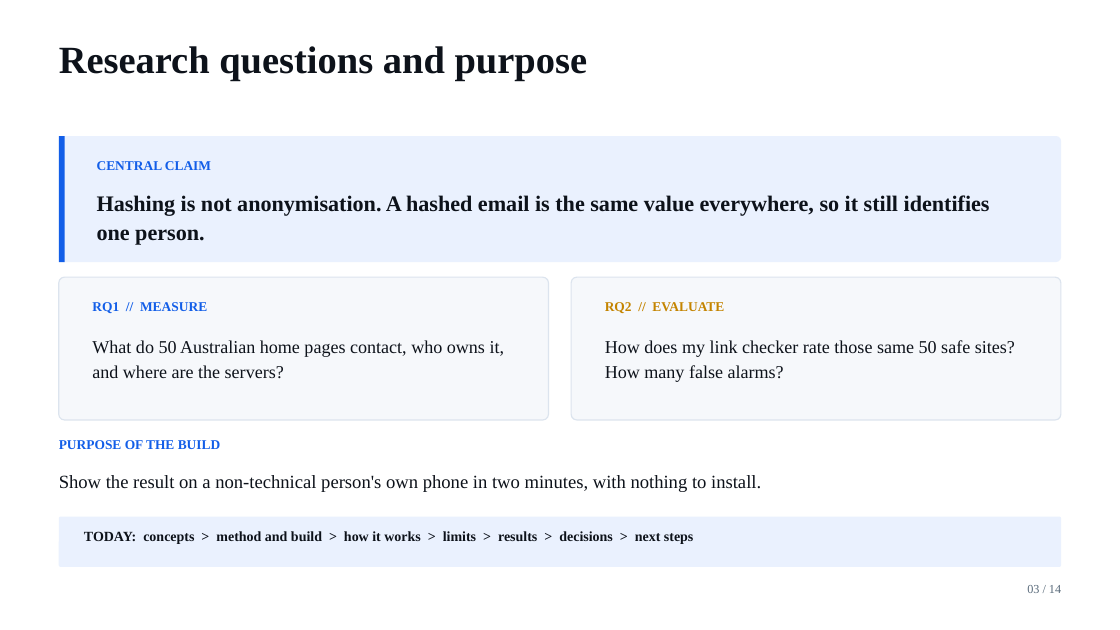
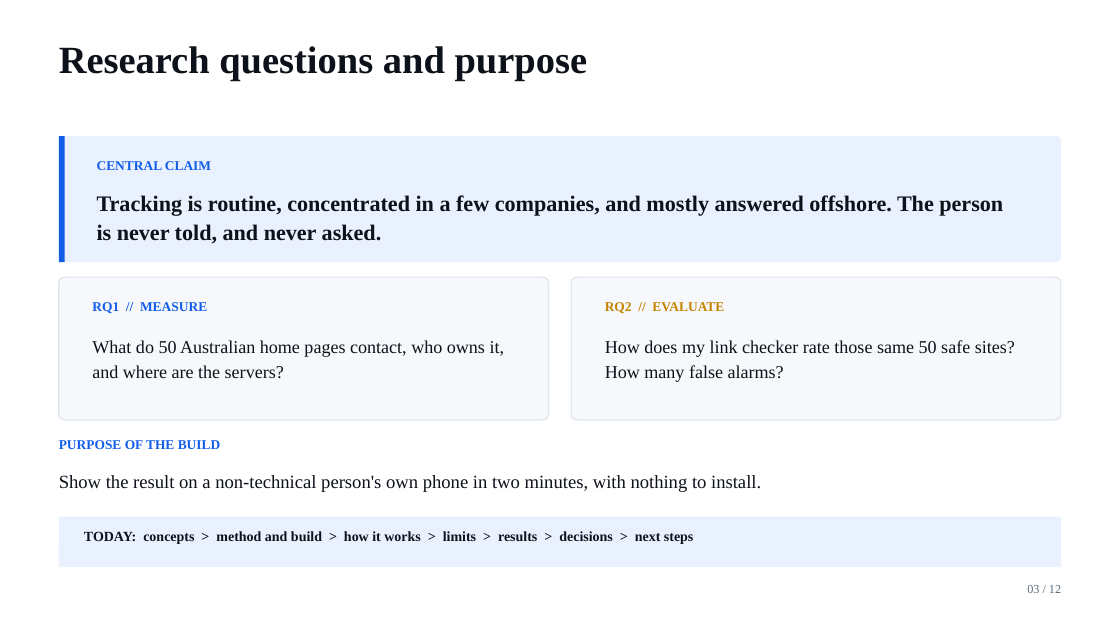
Before and after one commit to thanhdat23102005/DataExodus, a slide deck: slide 3 of DataExodus_Final_Presentation.pptx. Drawn at 1120x630 pixels with LibreOffice and Linux fonts; fonts in the diff are those of the drawing. Boxes give left, top, right and bottom in pixels: in the first picture for what was removed or moved away, otherwise in the second. Text is boxed around its words. In the diff, an @@ line names an element or a change of style, - is before the commit and + after.

```diff
--- a/DataExodus_Final_Presentation.pptx
+++ b/DataExodus_Final_Presentation.pptx
@@ text at (97, 195, 1003, 244): text changed @@
-Hashing is not anonymisation. A hashed email is the same value everywhere, so it still identifies one person.
+Tracking is routine, concentrated in a few companies, and mostly answered offshore. The person is never told, and never asked.
@@ text at (1027, 585, 1061, 593): text changed @@
-03 / 14
+03 / 12
```
Also in this commit, not shown: 8 other slides changed, 4 slides added, 6 slides removed, 4 other files.
